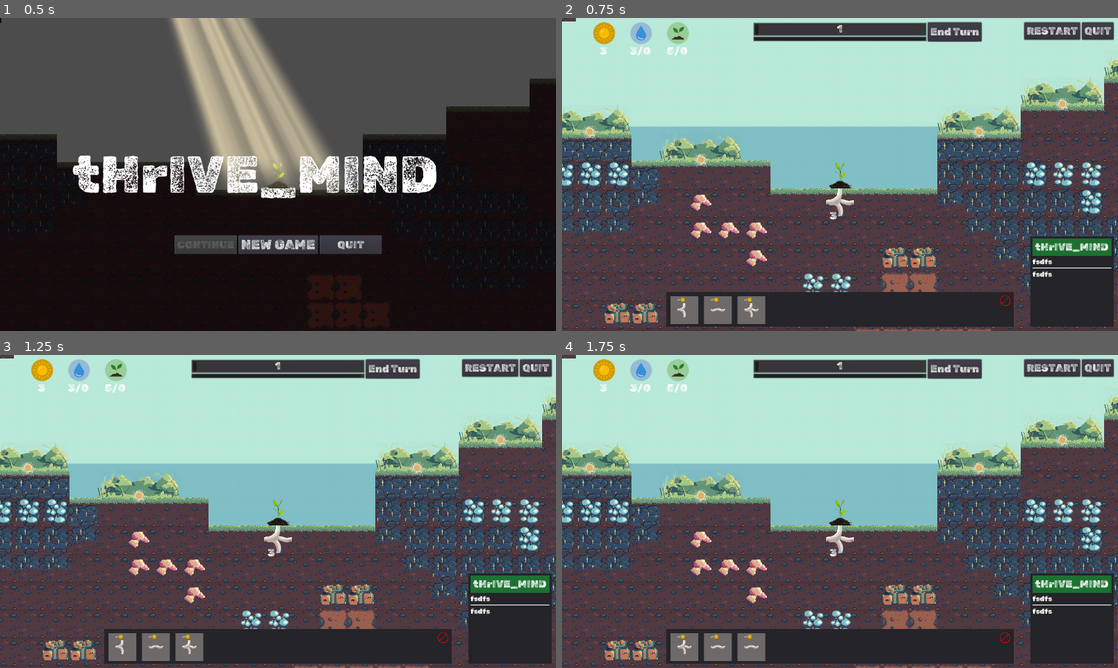
Above: before the commit, frames 1-4 (two rows, left to right).
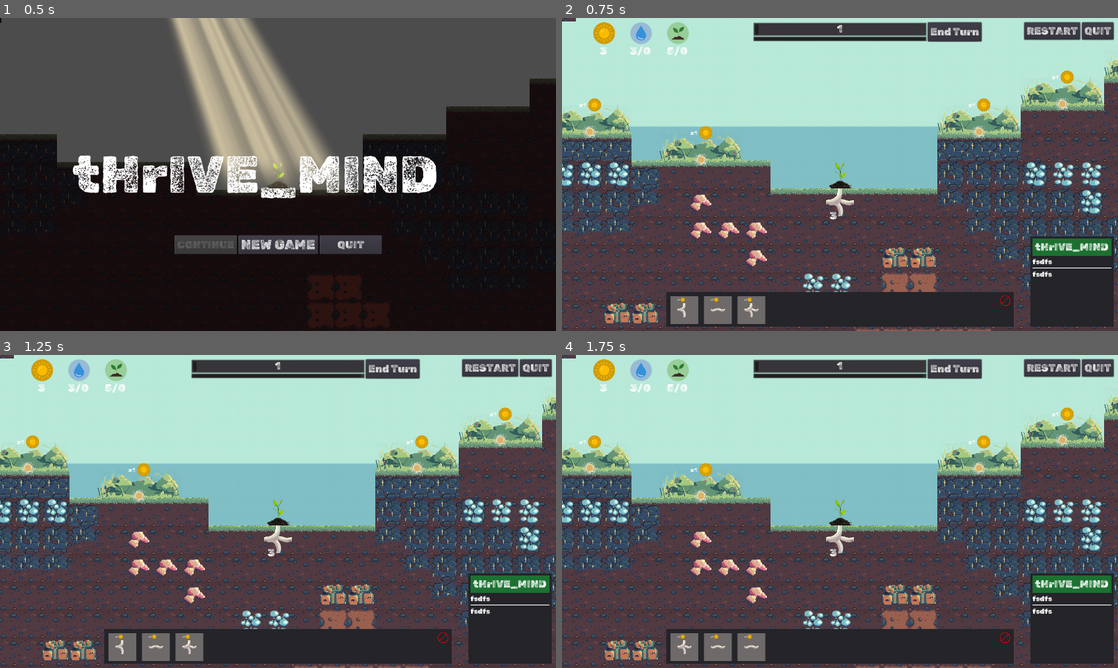
Above: after the commit, the same moments.

Repository: Gouellie/Roots
Game: Godot game, scene res://src/screens/main_menu.tscn
Same seed, same stepped clock (60 frames per second), same inputs: the game is played once before the commit and once after it.
Inputs:
- Up to frame 1 (0.5 s): no input
- Up to frame 2 (0.75 s): click "NEW GAME" at 0.5 s
- Up to frame 3 (1.25 s): no input
- Up to frame 4 (1.75 s): click "RESTART" at 1.25 s

Frame 1 is identical in both runs. In frame 2, 0.4% of the frame differs, in the area x 3-92%, y 16-39%; in frame 3, 0.4%; in frame 4, 0.4%.

Commit message:
formula & UI tweaks

Diff:
--- a/src/autoload/resources.gd
+++ b/src/autoload/resources.gd
@@ -9,6 +9,9 @@
 
 func _init():
 	Events.connect("spawn_plant", self, "on_plant_spawned")
+
+func get_plant_cost() -> int:
+	return num_plants * num_plants + 1
 
 # doesn't trigger for MainPlant
 func on_plant_spawned(_position):
--- a/src/scenes/librairies/ingredients/fertile_soil.gd
+++ b/src/scenes/librairies/ingredients/fertile_soil.gd
@@ -78,4 +78,4 @@
 	if resource_manager as ResourceManager:
 		var _rm : ResourceManager = resource_manager
 		for _identifier in _rm.get_all_resources():
-			_rm.get_resource(_identifier).set_value(_num_plants)
+			_rm.get_resource(_identifier).set_value(Resources.get_plant_cost())
--- a/src/scenes/librairies/ingredients/fertile_soil.tscn
+++ b/src/scenes/librairies/ingredients/fertile_soil.tscn
@@ -56,12 +56,11 @@
 text = "SPAWN"
 
 [node name="ResourceCost" parent="." instance=ExtResource( 5 )]
-visible = false
-margin_left = -21.0
-margin_top = -28.0
-margin_right = -16.32
-margin_bottom = -28.0
-rect_scale = Vector2( 0.2, 0.2 )
+margin_left = -32.0
+margin_top = -40.0
+margin_right = -27.32
+margin_bottom = -40.0
+rect_scale = Vector2( 0.3, 0.3 )
 
 [node name="AnimationPlayer" type="AnimationPlayer" parent="."]
 autoplay = "Idle"
